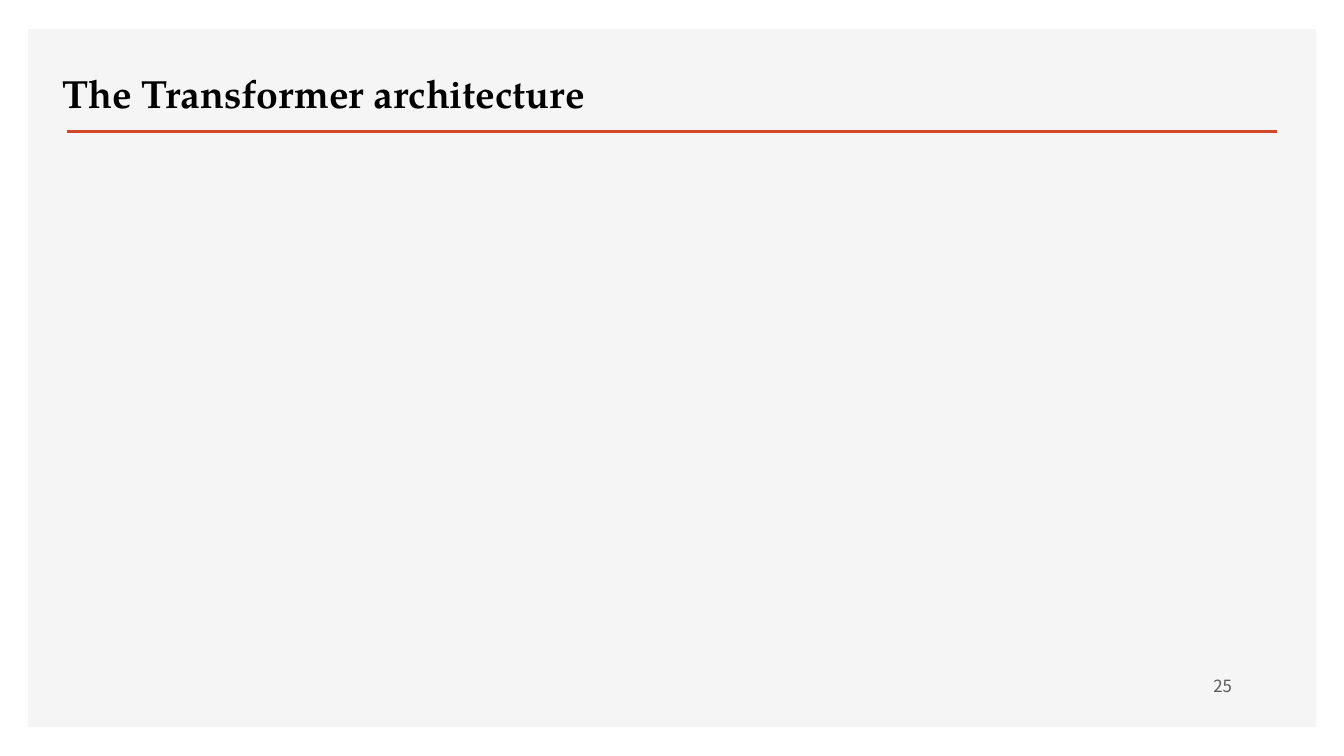
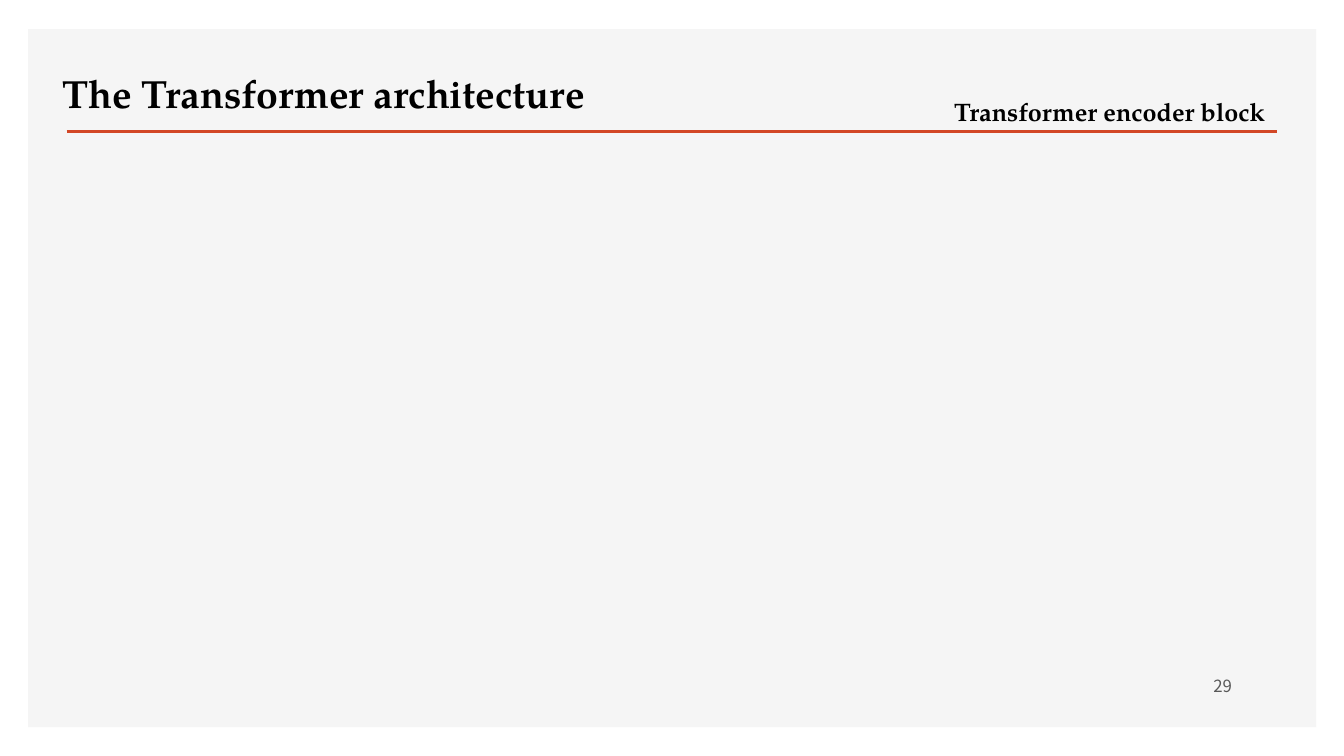
Before and after one commit to ancestor9/2026_Fall_Deep-Learning-with-Python, a slide deck: slide 29 of Chapter 15 Language models and the Transformer.pptx (slide 25 before the commit). Drawn at 1344x756 pixels with LibreOffice and Linux fonts; fonts in the diff are those of the drawing; background and template pictures are left out. Boxes give left, top, right and bottom in pixels: in the first picture for what was removed or moved away, otherwise in the second. Text is boxed around its words. In the diff, an @@ line names an element or a change of style, - is before the commit and + after.

```diff
--- a/Chapter 15 Language models and the Transformer.pptx
+++ b/Chapter 15 Language models and the Transformer.pptx
@@ text added at (x1=954, y1=103, x2=1265, y2=131), 18 pt, text #000000, bold @@
+Transformer encoder block
@@ page number at (x1=1213, y1=679, x2=1232, y2=692): text changed @@
-25
+29
```
Also in this commit, not shown: 4 other slides changed, 11 slides added.
